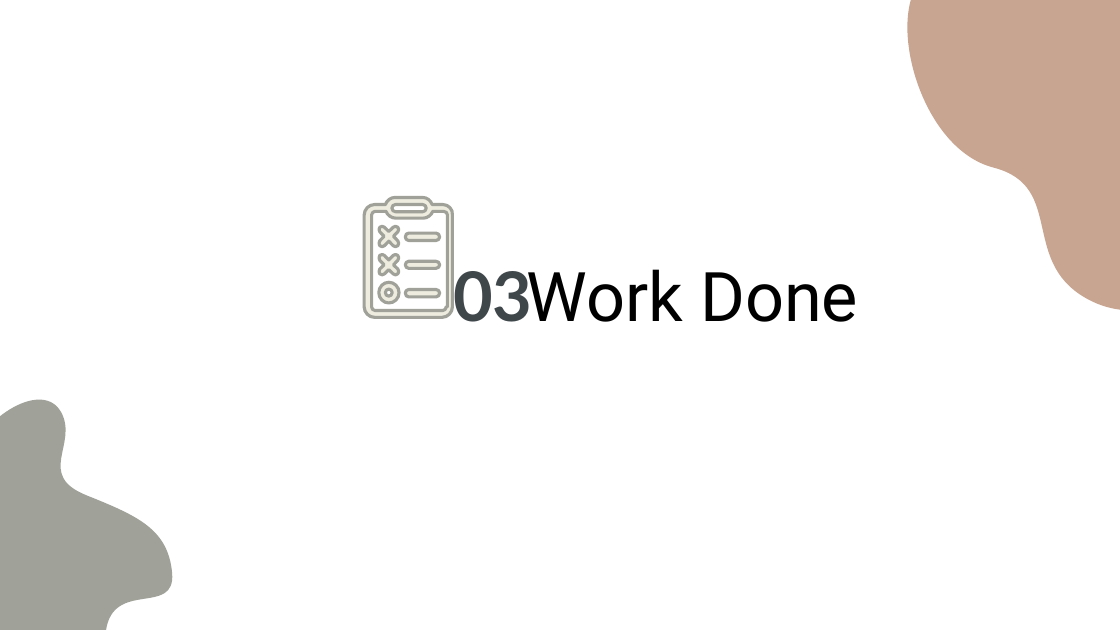
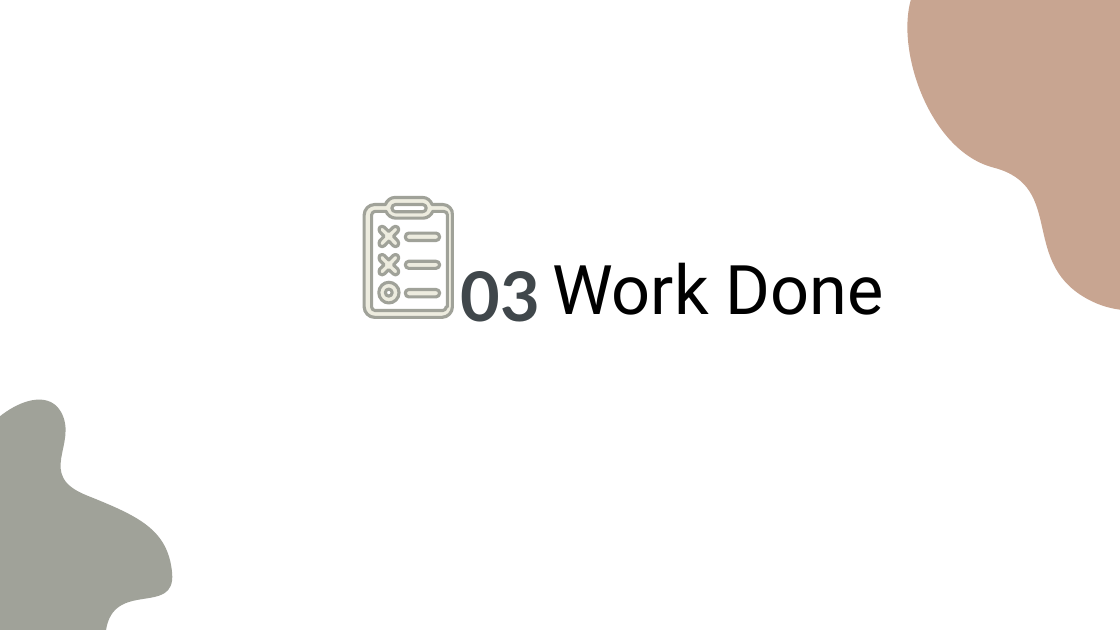
Before and after one commit to kariander1/FaceRecognition, a slide deck: slide 23 of Final Presentation.pptx (slide 24 before the commit). Drawn at 1120x630 pixels with LibreOffice and Linux fonts; fonts in the diff are those of the drawing. Boxes give left, top, right and bottom in pixels: in the first picture for what was removed or moved away, otherwise in the second. Text is boxed around its words. In the diff, an @@ line names an element or a change of style, - is before the commit and + after.

```diff
--- a/Final Presentation.pptx
+++ b/Final Presentation.pptx
@@ subtitle "Work Done": place and size @@
-subtitle "Work Done" at [527,269,858,322]
+subtitle "Work Done" at [552,262,884,315]
@@ title "03" rewrapped from [453,262,532,322] to [461,271,540,322] @@
```
Also in this commit, not shown: 30 other slides changed, 4 slides added, 2 slides removed, 3 other files.
